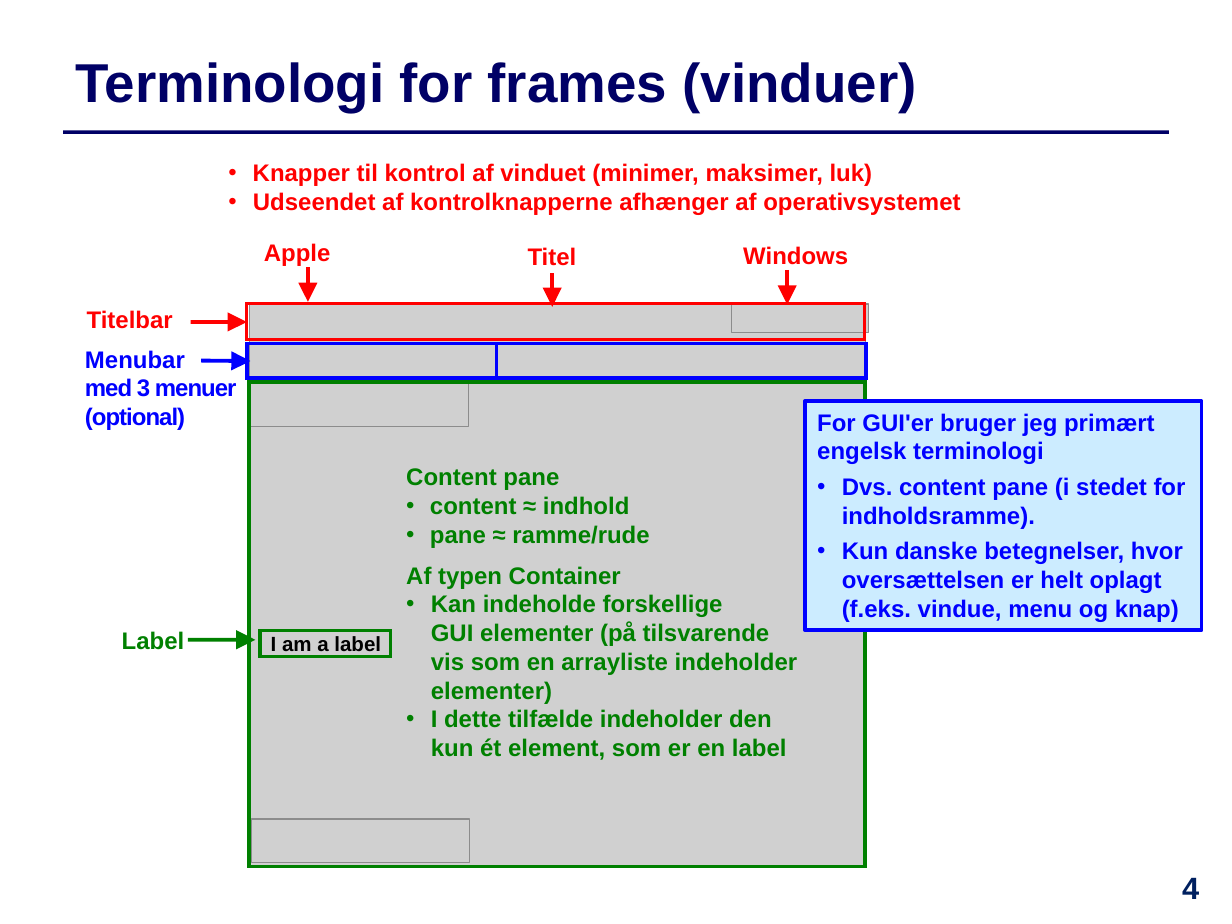
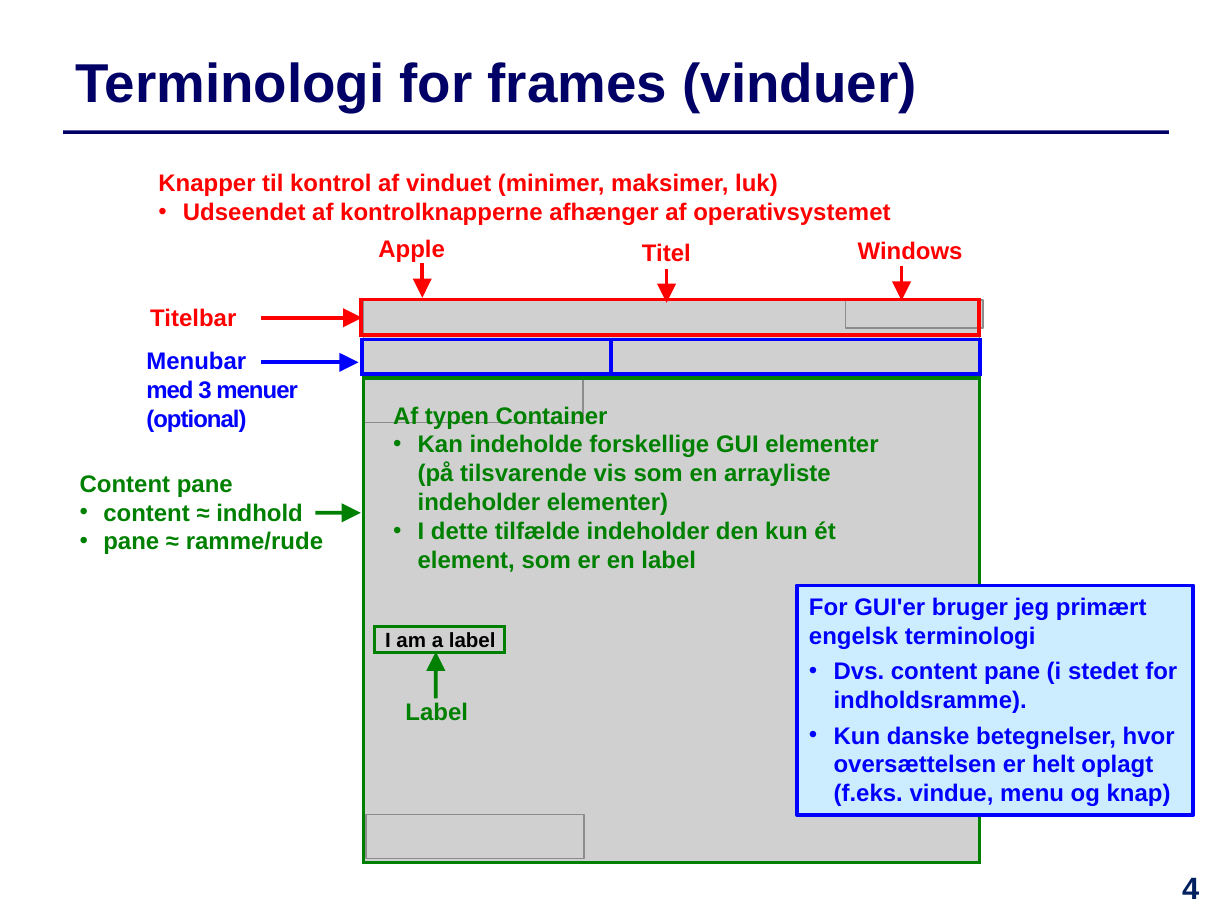
Before and after one commit to IntProgAU/Materiale, a slide deck: slide 4 of web/e22/uge_13/Slides-Uge13.pptx. Drawn at 1232x924 pixels with LibreOffice and Linux fonts; fonts in the diff are those of the drawing; grey boxes stand for pictures. Boxes give left, top, right and bottom in pixels: in the first picture for what was removed or moved away, otherwise in the second. Text is boxed around its words. In the diff, an @@ line names an element or a change of style, - is before the commit and + after.

```diff
--- a/web/e22/uge_13/Slides-Uge13.pptx
+++ b/web/e22/uge_13/Slides-Uge13.pptx
@@ text "Knapper til kontrol af vinduet ...": place and size @@
-text "Knapper til kontrol af vinduet ..." at (253,163,960,215)
+text "Knapper til kontrol af vinduet ..." at (158,173,890,225)
@@ text at (158,173,778,196): bullet • to none @@
@@ 5 rectangles, 4 pictures, 4 texts, 3 arrows: place and size @@
-5 rectangles, 4 pictures, 4 texts, 3 arrows at (246,243,867,866)
+5 rectangles, 4 pictures, 4 texts, 3 arrows at (361,239,982,862)
@@ text "Titelbar": place and size @@
-text "Titelbar" at (87,310,173,329)
+text "Titelbar" at (150,308,236,327)
@@ arrow moved from (191, 322) - (246, 322) to (261, 318) - (362, 318) @@
@@ text "Menubar med 3 menuer (optional)": place and size @@
-text "Menubar med 3 menuer (optional)" at (85,350,237,430)
+text "Menubar med 3 menuer (optional)" at (146,351,298,432)
@@ arrow moved from (201, 361) - (250, 361) to (261, 362) - (359, 362) @@
@@ text "Af typen Container": place and size @@
-text "Af typen Container" at (406,468,798,760)
+text "Af typen Container" at (393,405,878,572)
@@ text added at (80,475,323,554), 14 pt, text #008000, bold @@
+Content pane
+• content ≈ indhold
+• pane ≈ ramme/rude
@@ text at (406,468,649,548): paragraphs removed @@
-Content pane
-• content ≈ indhold
-• pane ≈ ramme/rude
@@ arrow added from (315, 513) to (361, 513), #008000 2.25 pt @@
@@ rectangle "For GUI'er bruger jeg primært ...": place and size @@
-rectangle "For GUI'er bruger jeg primært ..." at (804,400,1201,630)
+rectangle "For GUI'er bruger jeg primært ..." at (797,585,1194,814)
@@ arrow moved from (188, 639) - (255, 639) to (436, 699) - (436, 652) @@
@@ text "Label": place and size @@
-text "Label" at (122,631,185,650)
+text "Label" at (405,702,468,721)
```
Also in this commit, not shown: 14 other slides changed, 2 slides removed, 3 other files.
